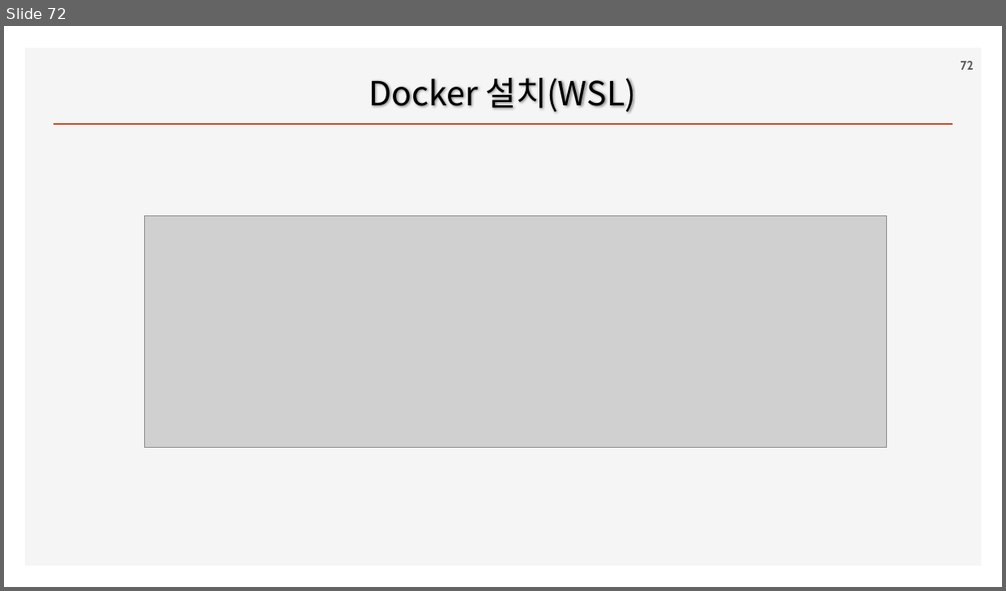
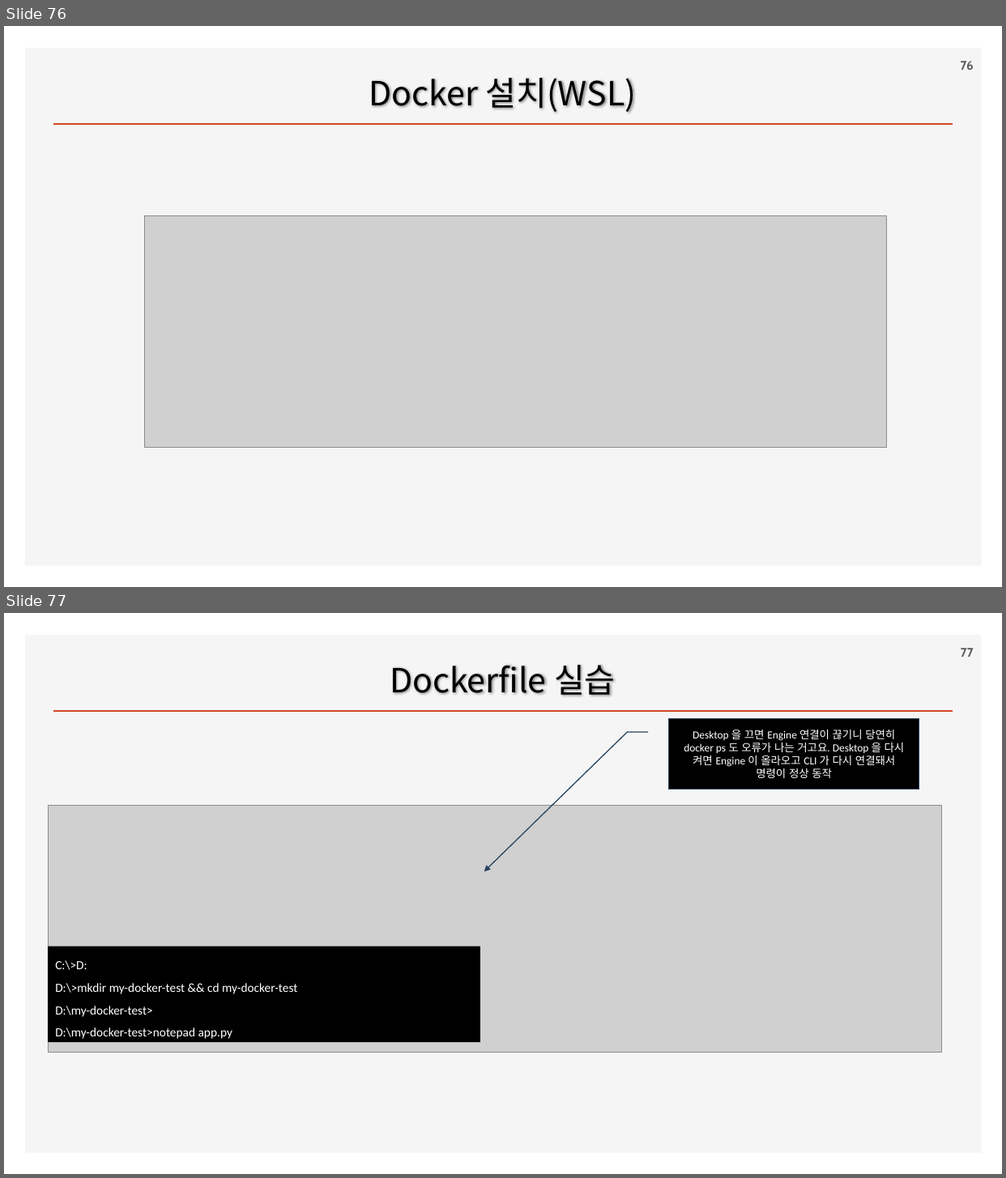
Before and after one commit to ancestor9/2026_Fall_AI-Workflow, a slide deck: PPTs/00_App Deployment.pptx. Shown one above the other, each under a label of ours: slide 72 before the commit, slides 76 and 77 after it. The pictures are 1006x591 and 1006x1178 pixels, drawn with LibreOffice and Linux fonts; fonts in the diff are those of the drawing; grey boxes stand for pictures; background and template pictures are left out. Boxes give left, top, right and bottom in pixels: in the first picture for what was removed or moved away, otherwise in the second. Text is boxed around its words. In the diff, an @@ line names an element or a change of style, - is before the commit and + after.

```diff
--- a/PPTs/00_App Deployment.pptx
+++ b/PPTs/00_App Deployment.pptx
@@ slide 77 added at [4,613,1002,1174], background #FFFFFF; not listed: 2 template elements that a slide beside it also shows @@
@@ page number added at [961,648,974,657], 12 pt, text #595959, bold @@
+77
@@ title added at [390,665,616,696], 32 pt, text #000000 @@
+Dockerfile 실습
@@ border callout added at [669,719,918,790], fill #000000, outline #28445D 1 pt, 10.5 pt, text #FFFFFF @@
+Desktop 을 끄면 Engine 연결이 끊기니 당연히 docker ps 도 오류가 나는 거고요. Desktop 을 다시 켜면 Engine 이 올라오고 CLI 가 다시 연결돼서 명령이 정상 동작
@@ picture added at [49,806,942,1053] @@
@@ rectangle added at [49,947,481,1043], fill #000000, 12 pt, text #FFFFFF @@
+C:\>D:
+D:\>mkdir my-docker-test && cd my-docker-test
+D:\my-docker-test>
+D:\my-docker-test>notepad app.py
@@ what was slide 72 is now slide 76 @@
@@ page number at [961,61,974,70]: text changed @@
-72
+76
```
Also in this commit, not shown: 4 other slides added.
